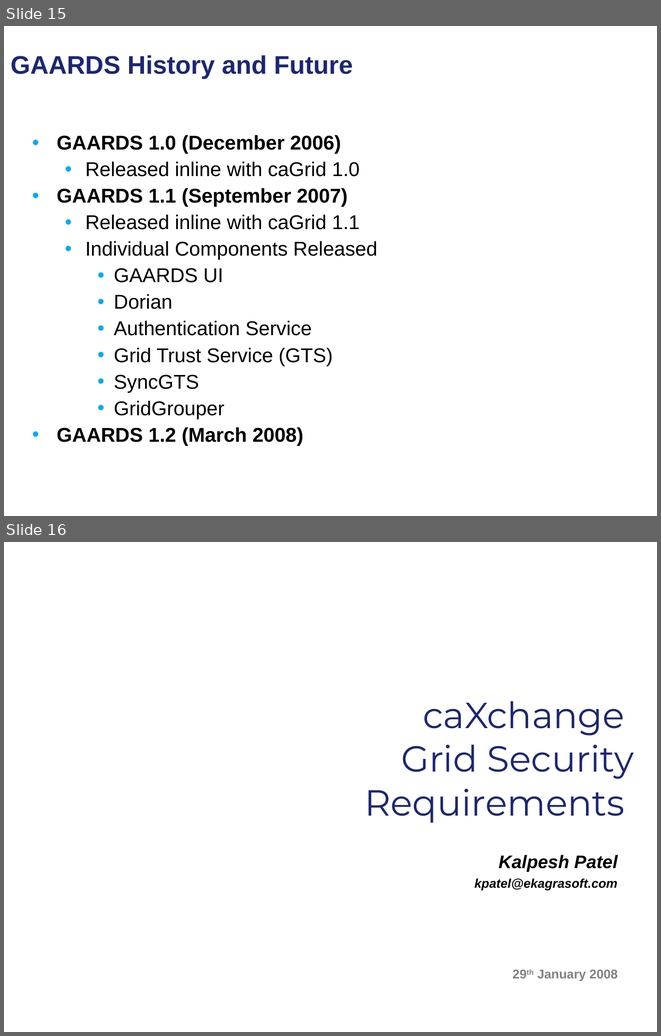
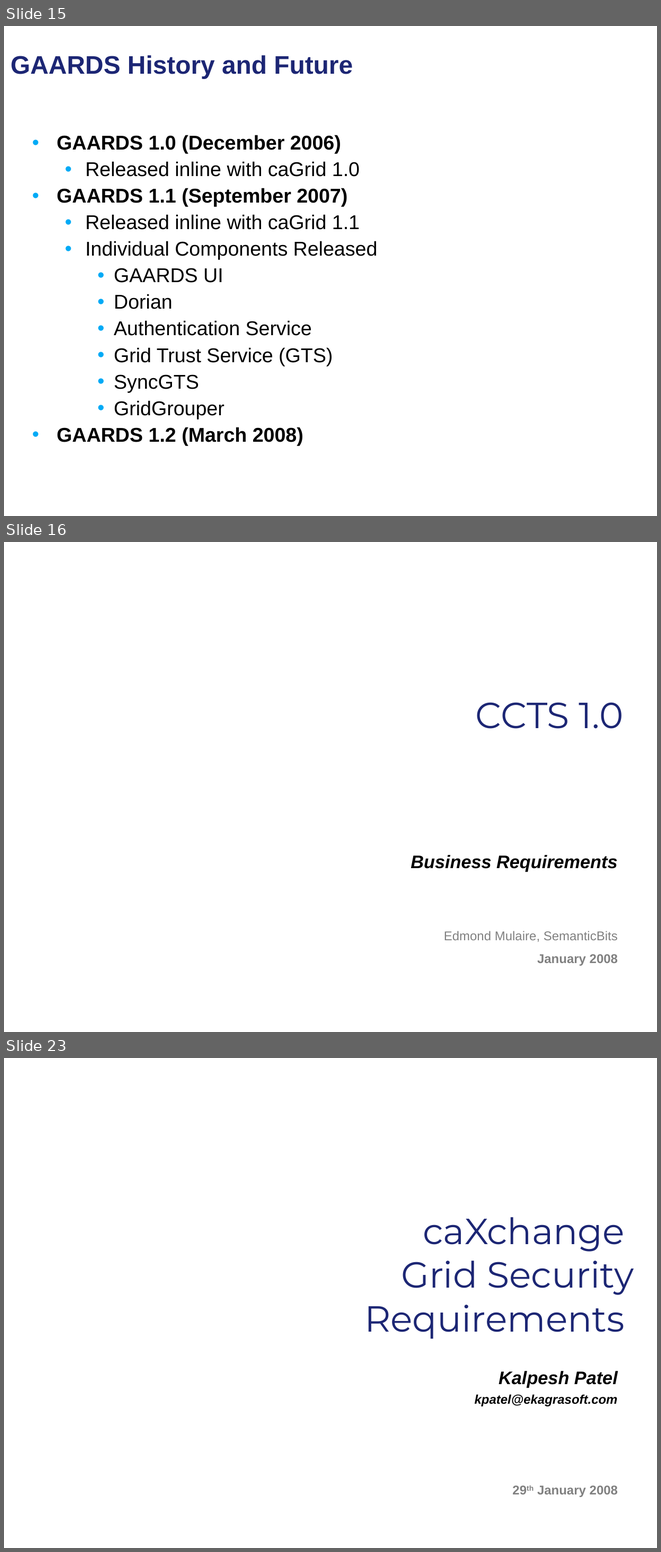
Before and after one commit to NCIP/cagrid-docs, a slide deck: presentations/security/gaards-arch-vcde-f2f-january-2008.ppt. Shown one above the other, each under a label of ours: slides 15 and 16 before the commit, slides 15, 16 and 23 after it; the slides between them are not shown. The pictures are 661x1036 and 661x1552 pixels, drawn with LibreOffice and Linux fonts; fonts in the diff are those of the drawing; background and template pictures are left out. Boxes give left, top, right and bottom in pixels: in the first picture for what was removed or moved away, otherwise in the second. Text is boxed around its words. In the diff, an @@ line names an element or a change of style, - is before the commit and + after.

```diff
--- a/presentations/security/gaards-arch-vcde-f2f-january-2008.ppt
+++ b/presentations/security/gaards-arch-vcde-f2f-january-2008.ppt
@@ slide 16 added at [4, 542, 657, 1032], background picture (left out) @@
@@ title added at [476, 702, 624, 729], 40 pt, text #1C2674 @@
+CCTS 1.0
@@ subtitle added at [411, 855, 617, 871], 20 pt, text #000000, bold, italic @@
+Business Requirements
@@ text added at [444, 930, 618, 965], 14 pt, text #808080 @@
+Edmond Mulaire, SemanticBits
+January 2008
@@ what was slide 16 is now slide 23 @@
```
Also in this commit, not shown: 6 other slides added.
